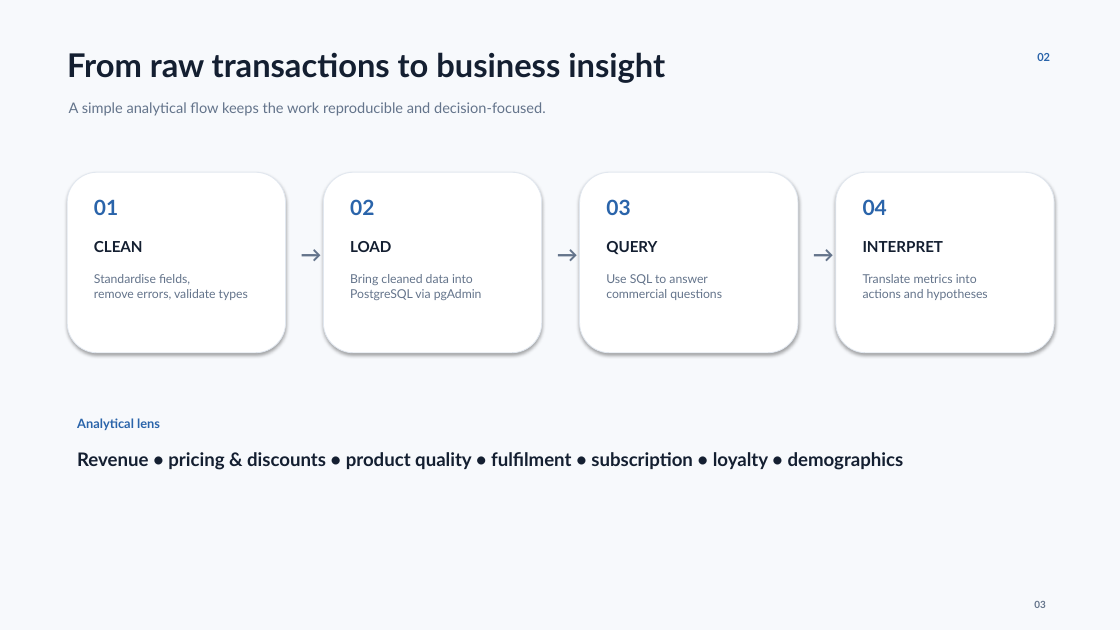
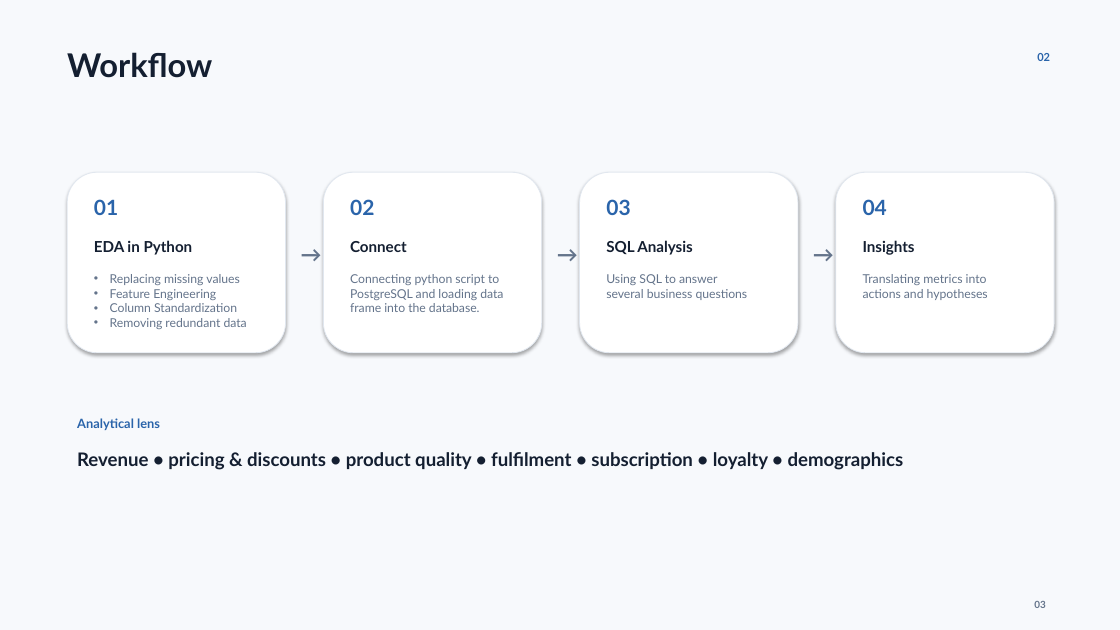
Before and after one commit to MannShah720/Customer-Behaviour-Analytics, a slide deck: slide 3 of customer_behaviour_presentation.pptx. Drawn at 1120x630 pixels with LibreOffice and Linux fonts; fonts in the diff are those of the drawing. Boxes give left, top, right and bottom in pixels: in the first picture for what was removed or moved away, otherwise in the second. Text is boxed around its words. In the diff, an @@ line names an element or a change of style, - is before the commit and + after.

Commit message:
powerpoint update 1

```diff
--- a/customer_behaviour_presentation.pptx
+++ b/customer_behaviour_presentation.pptx
@@ text at [67, 52, 212, 78]: text changed @@
-From raw transactions to business insight
+Workflow
@@ text removed at [69, 102, 546, 116] @@
-A simple analytical flow keeps the work reproducible and decision-focused.
@@ text at [94, 240, 193, 255]: text changed @@
-CLEAN
+EDA in Python
@@ text at [350, 241, 407, 252]: text changed @@
-LOAD
+Connect
@@ text at [606, 240, 692, 255]: text changed @@
-QUERY
+SQL Analysis
@@ text at [863, 240, 915, 255]: text changed @@
-INTERPRET
+Insights
@@ text at [110, 274, 247, 329]: text changed @@
-Standardise fields,
-remove errors, validate types
+• Replacing missing values
+• Feature Engineering
+• Column Standardization
+• Removing redundant data
@@ text at [350, 274, 503, 312]: text changed @@
-Bring cleaned data into
-PostgreSQL via pgAdmin
+Connecting python script to PostgreSQL and loading data frame into the database.
@@ text at [606, 274, 748, 300]: text changed @@
-Use SQL to answer
-commercial questions
+Using SQL to answer
+several business questions
@@ text at [863, 274, 988, 300]: text changed @@
-Translate metrics into
-actions and hypotheses
+Translating metrics into
+actions and hypotheses
```
Also in this commit, not shown: 3 other slides changed, 3 slides added, 3 slides removed.
